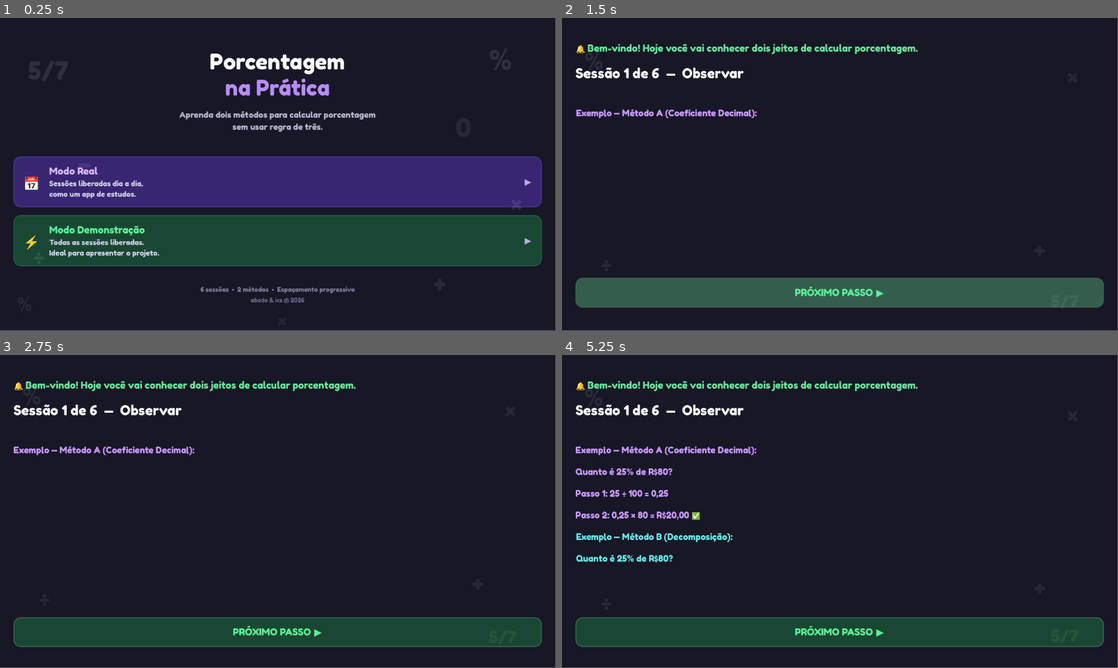
Above: before the commit, frames 1-4 (two rows, left to right).
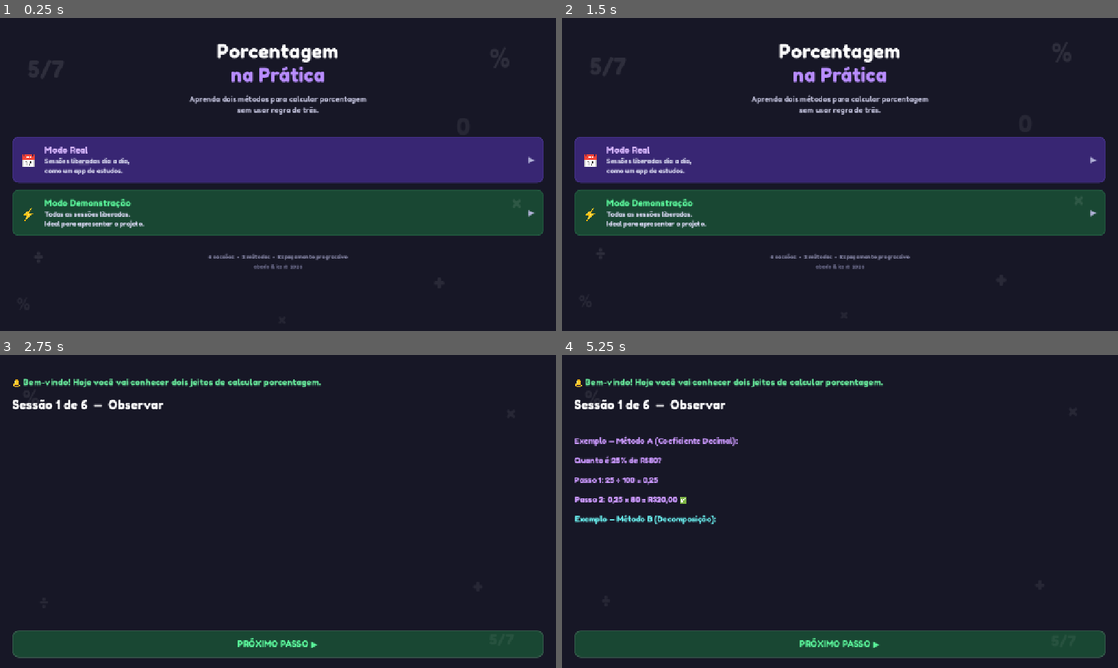
Above: after the commit, the same moments.

Repository: IsabelaSevalho/Mecanica-Espacada-Aprendizagem
Game: Godot game, scene res://scenes/Main.tscn
Same seed, same stepped clock (60 frames per second), same inputs: the game is played once before the commit and once after it.
Inputs (mouse positions are in pixels of both pictures, inside the frame that each line leads up to; where the layout moved, square brackets give the same spot in the first picture):
- Up to frame 1 (0.25 s): no input
- Up to frame 2 (1.5 s): click (840, 180) at 0.52 s; click (840, 296) at 1.27 s
- Up to frame 3 (2.75 s): click (278, 495) at 2.02 s
- Up to frame 4 (5.25 s): click (840, 642) [840, 633] at 2.75 s; click (840, 639) [840, 630] at 3.5 s; click (840, 639) [840, 630] at 4.25 s; tap Enter at 5 s; move the mouse to (962, 495) at 5.02 s; tap Tab at 5.1 s
In our replay, the window is 799x449 before the commit and 800x450 after it. These sizes can differ from the game's own. Grey fills any space a smaller window leaves; there, only what the larger window draws over its background counts as a difference.

The runs differ from the first frame. In frame 1, 30% of the frame differs, in the area x 2-98%, y 8-92%; in frame 2, 41%, in the area x 2-98%, y 8-93%; in frame 3, 11%; in frame 4, 14%.

Commit message:
Jogo completo

Diff:
--- a/project.godot
+++ b/project.godot
@@ -19,6 +19,12 @@
 
 GameManager="*uid://d2klhg7wkk5lb"
 
+[display]
+
+window/size/viewport_width=1280
+window/size/viewport_height=720
+window/stretch/mode="canvas_items"
+
 [dotnet]
 
 project/assembly_name="Mecanica espacada aprendizagem"
--- a/scripts/GameManager.gd
+++ b/scripts/GameManager.gd
@@ -36,7 +36,7 @@
 	{
 		"id": 4,
 		"dia": 6,
-		"intencao": "sem_apoio",
+		"intencao": "completar",
 		"notificacao": "Desafio do dia: sem dicas desta vez. Você consegue!",
 		"lembrete": "",
 		"exercicios": ["A", "B"]
@@ -82,6 +82,25 @@
 			],
 			"resposta": 16.0
 		},
+		{
+			"id": "A_C3",
+			"enunciado": "Um produto custa R$200. O preço aumentou 15%. Qual o novo preço?",
+			"etapas": [
+				{"texto": "Passo 1 — Transforme em decimal:\n15 ÷ 100 =", "resposta": 0.15},
+				{"texto": "Passo 2 — Calcule o aumento:\n0,15 × 200 = R$", "resposta": 30.0},
+				{"texto": "Passo final — Some ao valor original:\n200 + 30 = R$", "resposta": 230.0},
+			],
+			"resposta": 230.0
+		},
+		{
+			"id": "A_C4",
+			"enunciado": "Uma loja deu 40% de desconto em um item de R$150. Qual o valor do desconto?",
+			"etapas": [
+				{"texto": "Passo 1 — Transforme em decimal:\n40 ÷ 100 =", "resposta": 0.40},
+				{"texto": "Passo 2 — Multiplique pelo valor total:\n0,40 × 150 = R$", "resposta": 60.0},
+			],
+			"resposta": 60.0
+		},
 	],
 	"apoio": [
 		{
@@ -148,6 +167,26 @@
 				{"texto": "Passo 2 — Some 3 vezes (30% = 3 × 10%):\n9 + 9 + 9 = R$", "resposta": 27.0},
 			],
 			"resposta": 27.0
+		},
+		{
+			"id": "B_C3",
+			"enunciado": "Um celular custa R$500. O preço subiu 20%. Qual o valor do aumento?",
+			"etapas": [
+				{"texto": "Passo 1 — Calcule 10% do valor:\n10% de 500 = R$", "resposta": 50.0},
+				{"texto": "Passo 2 — Some 2 vezes (20% = 10% + 10%):\n50 + 50 = R$", "resposta": 100.0},
+			],
+			"resposta": 100.0
+		},
+		{
+			"id": "B_C4",
+			"enunciado": "Uma jaqueta de R$200 está com 35% de desconto. Qual o desconto em reais?",
+			"etapas": [
+				{"texto": "Passo 1 — Calcule 10% do valor:\n10% de 200 = R$", "resposta": 20.0},
+				{"texto": "Passo 2 — Some 3 vezes (30%):\n20 + 20 + 20 = R$", "resposta": 60.0},
+				{"texto": "Passo 3 — Calcule 5% (metade de 10%):\n5% de 200 = R$", "resposta": 10.0},
+				{"texto": "Passo final — Some 30% + 5%:\n60 + 10 = R$", "resposta": 70.0},
+			],
+			"resposta": 70.0
 		},
 	],
 	"apoio": [
@@ -301,14 +340,17 @@
 
 func get_exercicio(metodo: String, intencao: String) -> Dictionary:
 	var banco := exercicios_A if metodo == "A" else exercicios_B
-	if not banco.has(intencao):
-		return {}
-
-	# Verifica erros agendados para esta sessão
+
 	for erro in erros_agendados:
 		if erro["sessao_alvo"] == sessao_atual_id and erro["metodo"] == metodo:
 			erros_agendados.erase(erro)
-			return erro["exercicio"]
+			var ex: Dictionary = erro["exercicio"]
+			if intencao == "completar" and not ex.has("etapas"):
+				break
+			return ex
+
+	if not banco.has(intencao):
+		return {}
 
 	var lista: Array = banco[intencao].duplicate()
 	lista.shuffle()
--- a/scripts/Menu.gd
+++ b/scripts/Menu.gd
@@ -30,7 +30,7 @@
 
 	var vbox := VBoxContainer.new()
 	vbox.add_theme_constant_override("separation", 0)
-	vbox.alignment = BoxContainer.ALIGNMENT_CENTER
+	vbox.alignment = BoxContainer.ALIGNMENT_BEGIN
 	margin.add_child(vbox)
 
 	# ── Título ────────────────────────────────────────────────────
--- a/scripts/Relatorio.gd
+++ b/scripts/Relatorio.gd
@@ -136,14 +136,14 @@
 
 	_espaco(vbox, 10)
 
-	var hbox_met := HBoxContainer.new()
-	hbox_met.add_theme_constant_override("separation", 12)
-	hbox_met.size_flags_horizontal = Control.SIZE_EXPAND_FILL
-	vbox.add_child(hbox_met)
-	elementos.append(hbox_met)
-
-	hbox_met.add_child(_card_metodo("A", "Coeficiente Decimal", acertos_A, total_A, Color(0.20, 0.14, 0.36), Color(0.80, 0.60, 1.0)))
-	hbox_met.add_child(_card_metodo("B", "Decomposição", acertos_B, total_B, Color(0.10, 0.22, 0.26), Color(0.40, 0.90, 0.90)))
+	var vbox_met := VBoxContainer.new()
+	vbox_met.add_theme_constant_override("separation", 12)
+	vbox_met.size_flags_horizontal = Control.SIZE_EXPAND_FILL
+	vbox.add_child(vbox_met)
+	elementos.append(vbox_met)
+
+	vbox_met.add_child(_card_metodo("A", "Coeficiente Decimal", acertos_A, total_A, Color(0.20, 0.14, 0.36), Color(0.80, 0.60, 1.0)))
+	vbox_met.add_child(_card_metodo("B", "Decomposição", acertos_B, total_B, Color(0.10, 0.22, 0.26), Color(0.40, 0.90, 0.90)))
 
 	_espaco(vbox, 24)
 
--- a/scripts/Sessao.gd
+++ b/scripts/Sessao.gd
@@ -175,11 +175,13 @@
 		"Passo 2: 0,25 × 80 = R$20,00 ✅"
 	]
 	var passos_B := [
-		"Exemplo — Método B (Decomposição):",
-		"Quanto é 25% de R$80?",
-		"10% de 80 = 8  |  10% de 80 = 8  |  5% de 80 = 4",
-		"8 + 8 + 4 = R$20,00 ✅"
-	]
+	"Exemplo — Método B (Decomposição):",
+	"Quanto é 25% de R$80?",
+	"Passo 1: decompor 25% → 10% + 10% + 5%",
+	"Passo 2: 10% de 80 = 8",
+	"Passo 3: 5% de 80 = 4",
+	"Passo final: 8 + 8 + 4 = R$20,00 ✅"
+]
 
 	var index   := [0]
 	var todos: Array = []
